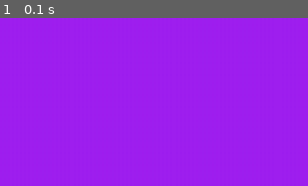
Above: before the commit, frame 1.
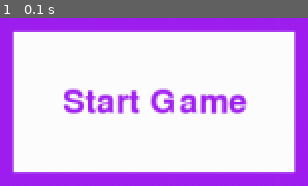
Above: after the commit, the same moment.

Repository: Luk38/Roboarena
Game: pygame game, started from RoboarenaGame.py
The game is run twice, just before and just after one commit, with the same random seed, the same clock (stepped at 60 frames per second) and the same inputs.
Inputs:
- Up to frame 1 (0.1 s): no input

The runs differ from the first frame. In frame 1, 77% of the frame differs, in the area x 3-97%, y 7-93%.

Commit message:
added a Start-Button

Diff:
--- a/RoboarenaGame.py
+++ b/RoboarenaGame.py
@@ -2,9 +2,28 @@
 
 pygame.init()
 
-screen = pygame.display.set_mode((1280, 720))
+# Define Screen and Colors
+SCREEN_WIDTH = 1280
+SCREEN_HEIGHT = 720
+PURPLE = (128, 0, 128)
+WHITE = (255, 255, 255)
+BLACK = (0, 0, 0)
+
+screen = pygame.display.set_mode((SCREEN_WIDTH, SCREEN_HEIGHT))
 
 clock = pygame.time.Clock()
+
+#Button
+BUTTON_WIDTH = 200
+BUTTON_HEIGHT = 100
+BUTTON_COLOR = "white"
+BUTTON_TEXT = "Start Game"
+BUTTON_TEXT_COLOR = "purple"
+
+#Font
+font = pygame.font.Font(None, 36)
+text_surface = font.render(BUTTON_TEXT, True, BUTTON_TEXT_COLOR)
+text_rect = text_surface.get_rect(center=(SCREEN_WIDTH // 2, SCREEN_HEIGHT // 2))
 
 while True:
     # Process player inputs.
@@ -21,5 +40,10 @@
     # Render the graphics here.
     # ...
 
+    # Draw Start-Button
+    pygame.draw.rect(screen, BUTTON_COLOR, (
+    SCREEN_WIDTH // 2 - BUTTON_WIDTH // 2, SCREEN_HEIGHT // 2 - BUTTON_HEIGHT // 2, BUTTON_WIDTH, BUTTON_HEIGHT))
+    screen.blit(text_surface, text_rect)
+
     pygame.display.flip()  # Refresh on-screen display
     clock.tick(60)         # wait until next frame (at 60 FPS)
